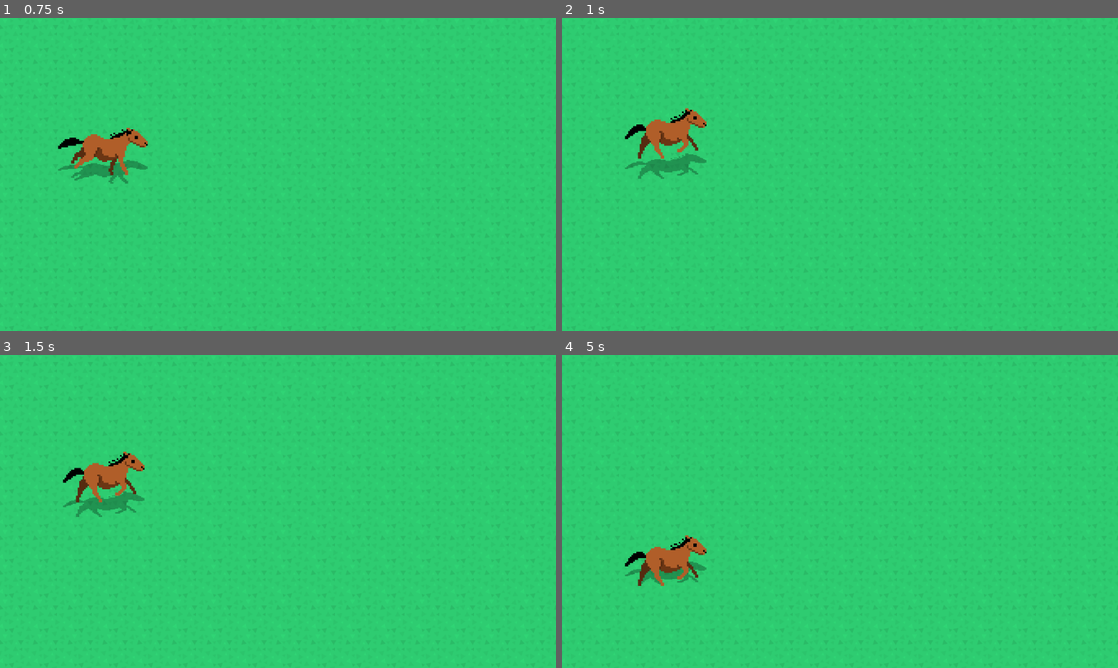
Above: before the commit, frames 1-4 (two rows, left to right).
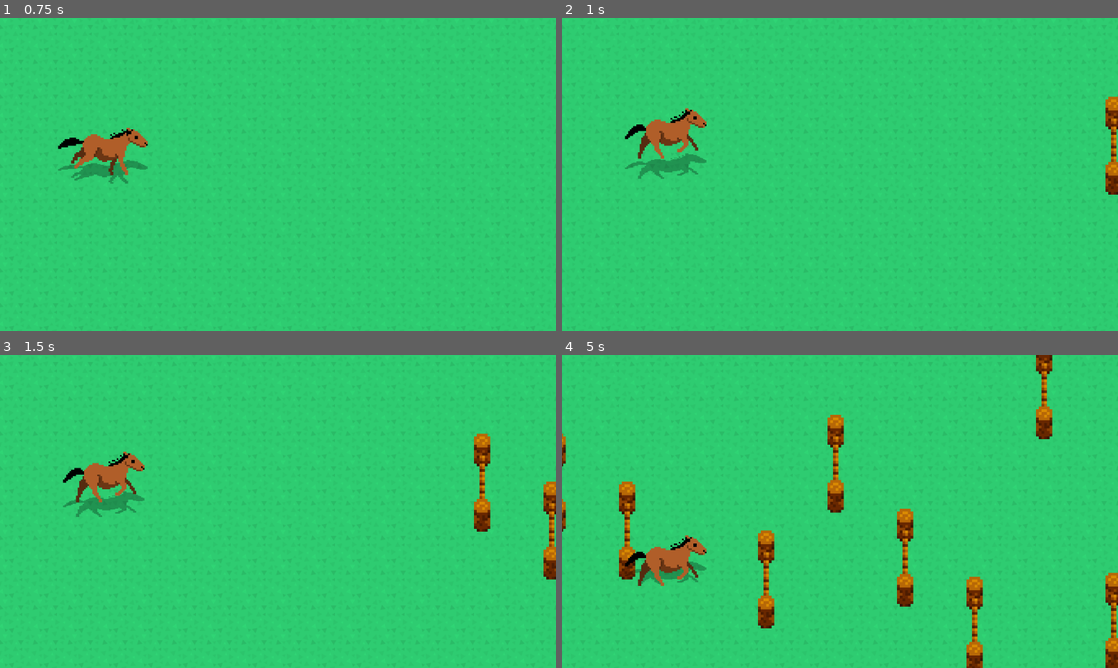
Above: after the commit, the same moments.

Repository: bardes/go-horse
Game: Godot game, scene res://game.tscn
Two runs of this game, one before a commit and one after it. Both use one fixed random seed, a clock stepped at 60 frames per second and the inputs below.
Inputs (mouse positions are in pixels of both pictures, inside the frame that each line leads up to):
- Up to frame 1 (0.75 s): move the mouse to (400, 158) at 0.52 s; click (400, 158) at 0.67 s
- Up to frame 2 (1 s): no input
- Up to frame 3 (1.5 s): move the mouse to (166, 527) at 1.27 s; click (166, 527) at 1.42 s
- Up to frame 4 (5 s): move the mouse to (895, 442) at 2.02 s; click (895, 442) at 2.17 s; move the mouse to (812, 574) at 2.77 s; click (812, 574) at 2.92 s; move the mouse to (1006, 558) at 3.52 s; click (1006, 558) at 3.67 s; move the mouse to (673, 464) at 4.27 s; click (673, 464) at 4.42 s

Frame 1 is identical in both runs. In frame 2, 0.6% of the frame differs, in the area x 97-100%, y 25-57%; in frame 3, 1.3%; in frame 4, 4.7%, in the area x 0-100%, y 0-100%.

Commit message:
Com bug nos spwan

Diff:
--- /dev/null
+++ b/fence_spawn.gd
@@ -0,0 +1,13 @@
+extends Path2D
+
+@onready var path = $PathFollow2D
+const fences = [
+	preload("res://resources/fence/fence_small.tscn"),
+	preload("res://resources/fence/fence_medium.tscn"),
+]
+
+func _on_timer_timeout() -> void:
+	path.progress_ratio = randf()
+	var instance: Node2D = fences.pick_random().instantiate()
+	get_parent().add_child(instance)
+	instance.global_position = path.global_position
--- a/game.tscn
+++ b/game.tscn
@@ -2,6 +2,13 @@
 
 [ext_resource type="PackedScene" uid="uid://crfidsci7c2nd" path="res://resources/map/map.tscn" id="1_e2o6t"]
 [ext_resource type="PackedScene" uid="uid://dvitgsysa8ocw" path="res://resources/horse/horse.tscn" id="2_feb5d"]
+[ext_resource type="Script" uid="uid://025wvbltbsk2" path="res://fence_spawn.gd" id="4_fc0e3"]
+
+[sub_resource type="Curve2D" id="Curve2D_7jktm"]
+_data = {
+"points": PackedVector2Array(0, 0, 0, 0, 1140, 50, 0, 0, 0, 0, 1140, 522)
+}
+point_count = 2
 
 [node name="Game" type="Node2D" unique_id=1055993861]
 
@@ -10,3 +17,17 @@
 [node name="Horse" parent="." unique_id=235475249 instance=ExtResource("2_feb5d")]
 z_index = 1
 position = Vector2(199, 353)
+
+[node name="FenceSpawn" type="Path2D" parent="." unique_id=1362418057]
+curve = SubResource("Curve2D_7jktm")
+script = ExtResource("4_fc0e3")
+
+[node name="Timer" type="Timer" parent="FenceSpawn" unique_id=1206593188]
+wait_time = 0.5
+autostart = true
+
+[node name="PathFollow2D" type="PathFollow2D" parent="FenceSpawn" unique_id=479386661]
+position = Vector2(1140, 50)
+rotation = 1.5707964
+
+[connection signal="timeout" from="FenceSpawn/Timer" to="FenceSpawn" method="_on_timer_timeout"]
--- /dev/null
+++ b/globals.gd
@@ -0,0 +1,3 @@
+extends Node2D
+
+@export var scroll_speed = -4 * 64
--- /dev/null
+++ b/globals.tscn
@@ -0,0 +1,6 @@
+[gd_scene format=3 uid="uid://c4g2tg51wq33f"]
+
+[ext_resource type="Script" uid="uid://cgeppwkyivmtc" path="res://globals.gd" id="1_f6yec"]
+
+[node name="Globals" type="Node2D" unique_id=321044807]
+script = ExtResource("1_f6yec")
--- a/project.godot
+++ b/project.godot
@@ -15,6 +15,10 @@
 config/features=PackedStringArray("4.6", "GL Compatibility")
 config/icon="res://icon.svg"
 
+[autoload]
+
+Globals="*uid://c4g2tg51wq33f"
+
 [display]
 
 window/size/viewport_width=1024
--- /dev/null
+++ b/resources/fence/fence_medium.tscn
@@ -0,0 +1,44 @@
+[gd_scene format=3 uid="uid://bpr6mu8c2wefx"]
+
+[ext_resource type="SpriteFrames" uid="uid://h4372mev5je5" path="res://resources/fence/wooden_fence_small.tres" id="1_sahjl"]
+
+[sub_resource type="RectangleShape2D" id="RectangleShape2D_sahjl"]
+size = Vector2(16, 192)
+
+[node name="Fence" type="Node2D" unique_id=1642937095]
+
+[node name="FenceTop" type="AnimatedSprite2D" parent="." unique_id=797316847]
+texture_filter = 1
+position = Vector2(0, -90.00001)
+scale = Vector2(5, 5)
+sprite_frames = ExtResource("1_sahjl")
+animation = &"fence"
+
+[node name="FenceMiddle" type="AnimatedSprite2D" parent="." unique_id=1423993280]
+texture_filter = 1
+position = Vector2(5.9604645e-08, 30)
+scale = Vector2(5, 5)
+sprite_frames = ExtResource("1_sahjl")
+animation = &"fence"
+frame = 1
+
+[node name="FenceMiddle2" type="AnimatedSprite2D" parent="." unique_id=1457751040]
+texture_filter = 1
+position = Vector2(3.5527137e-15, -29.999996)
+scale = Vector2(5, 5)
+sprite_frames = ExtResource("1_sahjl")
+animation = &"fence"
+frame = 1
+
+[node name="FenceBottom" type="AnimatedSprite2D" parent="." unique_id=1916535361]
+texture_filter = 1
+position = Vector2(0, 90)
+scale = Vector2(5, 5)
+sprite_frames = ExtResource("1_sahjl")
+animation = &"fence"
+frame = 2
+
+[node name="Area2D" type="Area2D" parent="." unique_id=142644138]
+
+[node name="CollisionShape2D" type="CollisionShape2D" parent="Area2D" unique_id=1778975885]
+shape = SubResource("RectangleShape2D_sahjl")
--- /dev/null
+++ b/resources/fence/fence_small.gd
@@ -0,0 +1,4 @@
+extends Node2D
+
+func _process(delta: float) -> void:
+	position.x += Globals.scroll_speed * delta
--- /dev/null
+++ b/resources/fence/fence_small.tscn
@@ -0,0 +1,37 @@
+[gd_scene format=3 uid="uid://buiftkdw1n0c"]
+
+[ext_resource type="Script" uid="uid://bdjw1f38cm2xq" path="res://resources/fence/fence_small.gd" id="1_4jocx"]
+[ext_resource type="SpriteFrames" uid="uid://h4372mev5je5" path="res://resources/fence/wooden_fence_small.tres" id="1_xougf"]
+
+[sub_resource type="RectangleShape2D" id="RectangleShape2D_4jocx"]
+size = Vector2(16, 142)
+
+[node name="Fence" type="Node2D" unique_id=1642937095]
+script = ExtResource("1_4jocx")
+
+[node name="FenceTop" type="AnimatedSprite2D" parent="." unique_id=797316847]
+texture_filter = 1
+position = Vector2(0, -60)
+scale = Vector2(5, 5)
+sprite_frames = ExtResource("1_xougf")
+animation = &"fence"
+
+[node name="FenceMiddle" type="AnimatedSprite2D" parent="." unique_id=1423993280]
+texture_filter = 1
+scale = Vector2(5, 5)
+sprite_frames = ExtResource("1_xougf")
+animation = &"fence"
+frame = 1
+
+[node name="FenceBottom" type="AnimatedSprite2D" parent="." unique_id=1916535361]
+texture_filter = 1
+position = Vector2(0, 59.999992)
+scale = Vector2(5, 5)
+sprite_frames = ExtResource("1_xougf")
+animation = &"fence"
+frame = 2
+
+[node name="Area2D" type="Area2D" parent="." unique_id=2075071473]
+
+[node name="CollisionShape2D" type="CollisionShape2D" parent="Area2D" unique_id=1340215701]
+shape = SubResource("RectangleShape2D_4jocx")
--- /dev/null
+++ b/resources/fence/wooden_fence_small.tres
@@ -0,0 +1,32 @@
+[gd_resource type="SpriteFrames" format=3 uid="uid://h4372mev5je5"]
+
+[ext_resource type="Texture2D" uid="uid://dbrjk5lomn7bm" path="res://resources/fence/wooden fence_small.png" id="1_1mg6p"]
+
+[sub_resource type="AtlasTexture" id="AtlasTexture_crg5y"]
+atlas = ExtResource("1_1mg6p")
+region = Rect2(0, 0, 12, 12)
+
+[sub_resource type="AtlasTexture" id="AtlasTexture_jciq7"]
+atlas = ExtResource("1_1mg6p")
+region = Rect2(0, 12, 12, 12)
+
+[sub_resource type="AtlasTexture" id="AtlasTexture_h8pm6"]
+atlas = ExtResource("1_1mg6p")
+region = Rect2(0, 24, 12, 12)
+
+[resource]
+animations = [{
+"frames": [{
+"duration": 1.0,
+"texture": SubResource("AtlasTexture_crg5y")
+}, {
+"duration": 1.0,
+"texture": SubResource("AtlasTexture_jciq7")
+}, {
+"duration": 1.0,
+"texture": SubResource("AtlasTexture_h8pm6")
+}],
+"loop": true,
+"name": &"fence",
+"speed": 5.0
+}]
--- a/resources/horse/horse.gd
+++ b/resources/horse/horse.gd
@@ -7,3 +7,11 @@
 		position.y = event.position.y
 	elif event is InputEventMouseButton and event.pressed:
 		animation.play("jump")
+
+
+
+func _on_collision_area_area_entered(area: Area2D) -> void:
+	if animation.is_playing():
+		print("Yay!")
+	else:
+		print("Whoops...")
--- a/resources/horse/horse.tscn
+++ b/resources/horse/horse.tscn
@@ -1,11 +1,11 @@
 [gd_scene format=3 uid="uid://dvitgsysa8ocw"]
 
 [ext_resource type="Script" uid="uid://cqexcu55dylb8" path="res://resources/horse/horse.gd" id="1_tfaa7"]
-[ext_resource type="SpriteFrames" uid="uid://dircy1bi8kblq" path="res://resources/sprites/horse_frames.tres" id="1_ye0un"]
+[ext_resource type="SpriteFrames" uid="uid://dircy1bi8kblq" path="res://resources/horse/horse_frames.tres" id="1_ye0un"]
 [ext_resource type="Script" uid="uid://cmpb50dpjx6on" path="res://resources/horse/animated_sprite_2d.gd" id="2_7n35t"]
 
 [sub_resource type="Animation" id="Animation_tfaa7"]
-length = 0.001
+length = 0.56666666
 tracks/0/type = "bezier"
 tracks/0/imported = false
 tracks/0/enabled = true
@@ -60,6 +60,10 @@
 &"jump": SubResource("Animation_gxuj3")
 }
 
+[sub_resource type="CapsuleShape2D" id="CapsuleShape2D_tfaa7"]
+radius = 25.0
+height = 90.0
+
 [node name="Horse" type="Node2D" unique_id=235475249]
 script = ExtResource("1_tfaa7")
 
@@ -89,3 +93,12 @@
 
 [node name="AnimationPlayer" type="AnimationPlayer" parent="." unique_id=288986738]
 libraries/ = SubResource("AnimationLibrary_wyr08")
+
+[node name="CollisionArea" type="Area2D" parent="." unique_id=1971366983]
+
+[node name="CollisionShape2D" type="CollisionShape2D" parent="CollisionArea" unique_id=1849186888]
+position = Vector2(-6, 5)
+rotation = 1.5707964
+shape = SubResource("CapsuleShape2D_tfaa7")
+
+[connection signal="area_entered" from="CollisionArea" to="." method="_on_collision_area_area_entered"]
--- a/resources/sprites/horse_frames.tres
+++ b/resources/horse/horse_frames.tres
@@ -1,8 +1,8 @@
 [gd_resource type="SpriteFrames" format=3 uid="uid://dircy1bi8kblq"]
 
-[ext_resource type="Texture2D" uid="uid://bf4kuqii3t4ds" path="res://resources/sprites/horse_idle_cycle.png" id="1_n44ma"]
-[ext_resource type="Texture2D" uid="uid://b250hq2i53ti4" path="res://resources/sprites/horse_run_cycle.png" id="2_deexw"]
-[ext_resource type="Texture2D" uid="uid://bekxjbf7sy5le" path="res://resources/sprites/horse_idle_smack_cycle.png" id="3_rmh5a"]
+[ext_resource type="Texture2D" uid="uid://bf4kuqii3t4ds" path="res://resources/horse/horse_idle_cycle.png" id="1_n44ma"]
+[ext_resource type="Texture2D" uid="uid://b250hq2i53ti4" path="res://resources/horse/horse_run_cycle.png" id="2_deexw"]
+[ext_resource type="Texture2D" uid="uid://bekxjbf7sy5le" path="res://resources/horse/horse_idle_smack_cycle.png" id="3_rmh5a"]
 
 [sub_resource type="AtlasTexture" id="AtlasTexture_yeldy"]
 atlas = ExtResource("1_n44ma")
--- a/resources/map/map.gd
+++ b/resources/map/map.gd
@@ -1,10 +1,9 @@
 extends Node2D
 
 @onready var map: TileMapLayer = $TileMapLayer
-@export var scroll_speed = Vector2(-4 * 64, 0)
 
 func _process(delta: float) -> void:
 	var tile_size := map.tile_set.tile_size
-	map.position += delta * scroll_speed
+	map.position.x += Globals.scroll_speed * delta
 	if map.position.x <= -tile_size.x:
 		map.position.x = 0
--- a/resources/map/map.tscn
+++ b/resources/map/map.tscn
@@ -4,6 +4,7 @@
 [ext_resource type="Script" uid="uid://dk7mbm84bykp8" path="res://resources/map/map.gd" id="1_gmpnq"]
 
 [node name="Map" type="Node2D" unique_id=886207319]
+z_index = -1
 texture_filter = 1
 script = ExtResource("1_gmpnq")
 
Not shown, added: fence_spawn.gd.uid
Not shown, added: globals.gd.uid
Not shown, added: resources/fence/fence_small.gd.uid
Binary file added: resources/fence/wooden fence_small.png
Not shown, added: resources/fence/wooden fence_small.png.import
Renamed: resources/sprites/horse_idle_cycle.png -> resources/horse/horse_idle_cycle.png
Not shown, changed: resources/horse/horse_idle_cycle.png.import
Renamed: resources/sprites/horse_idle_smack_cycle.png -> resources/horse/horse_idle_smack_cycle.png
Not shown, changed: resources/horse/horse_idle_smack_cycle.png.import
Renamed: resources/sprites/horse_run_cycle.png -> resources/horse/horse_run_cycle.png
Not shown, changed: resources/horse/horse_run_cycle.png.import
